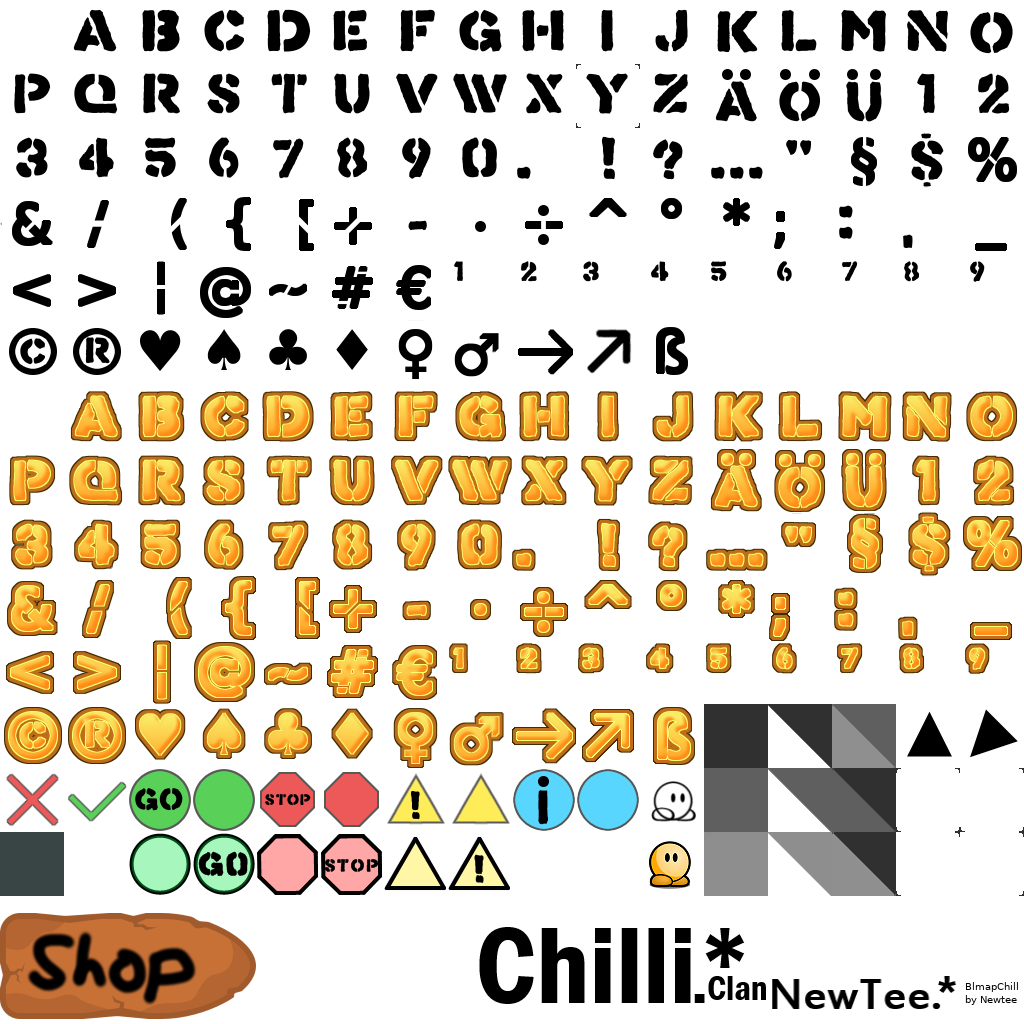
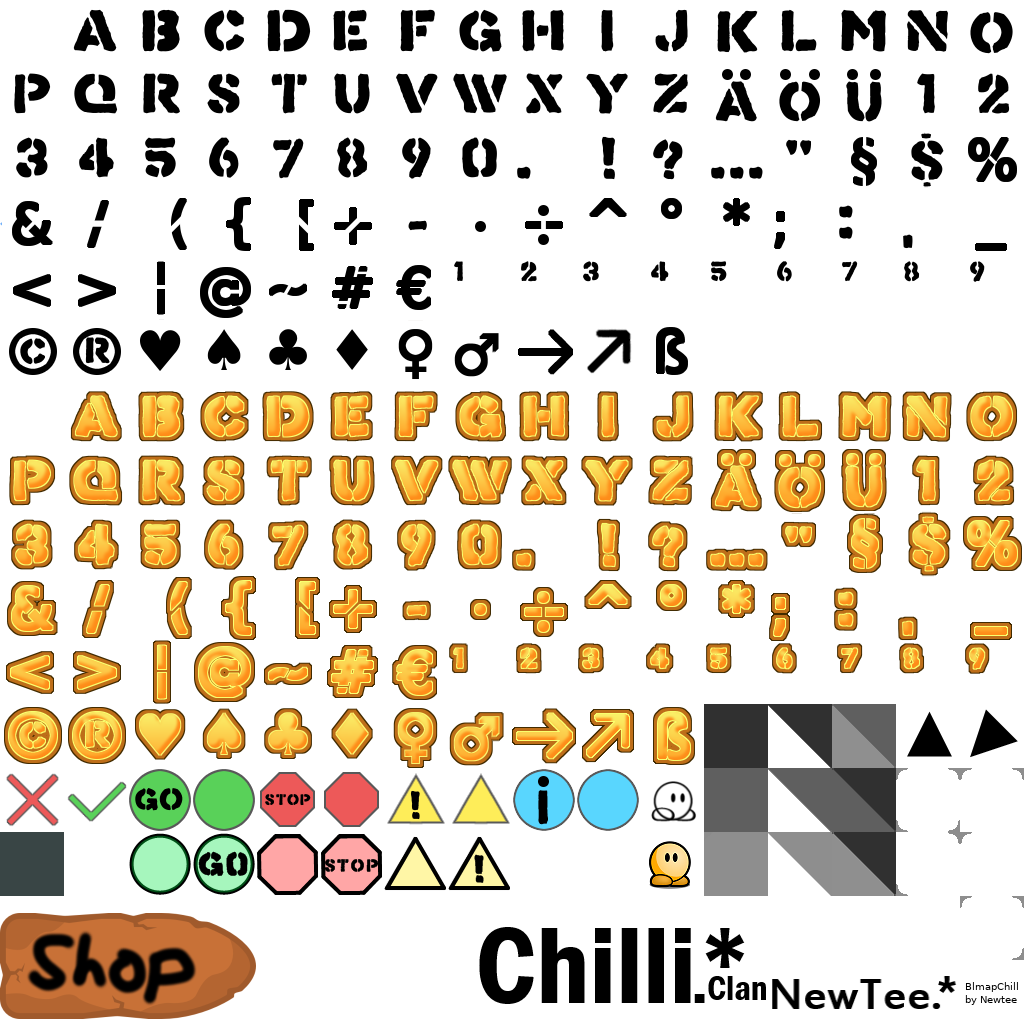
The second 1024 x 1024 image is a revision of the first. Changes to its layers:
painted on "freeze" over [576, 64, 1024, 960]
